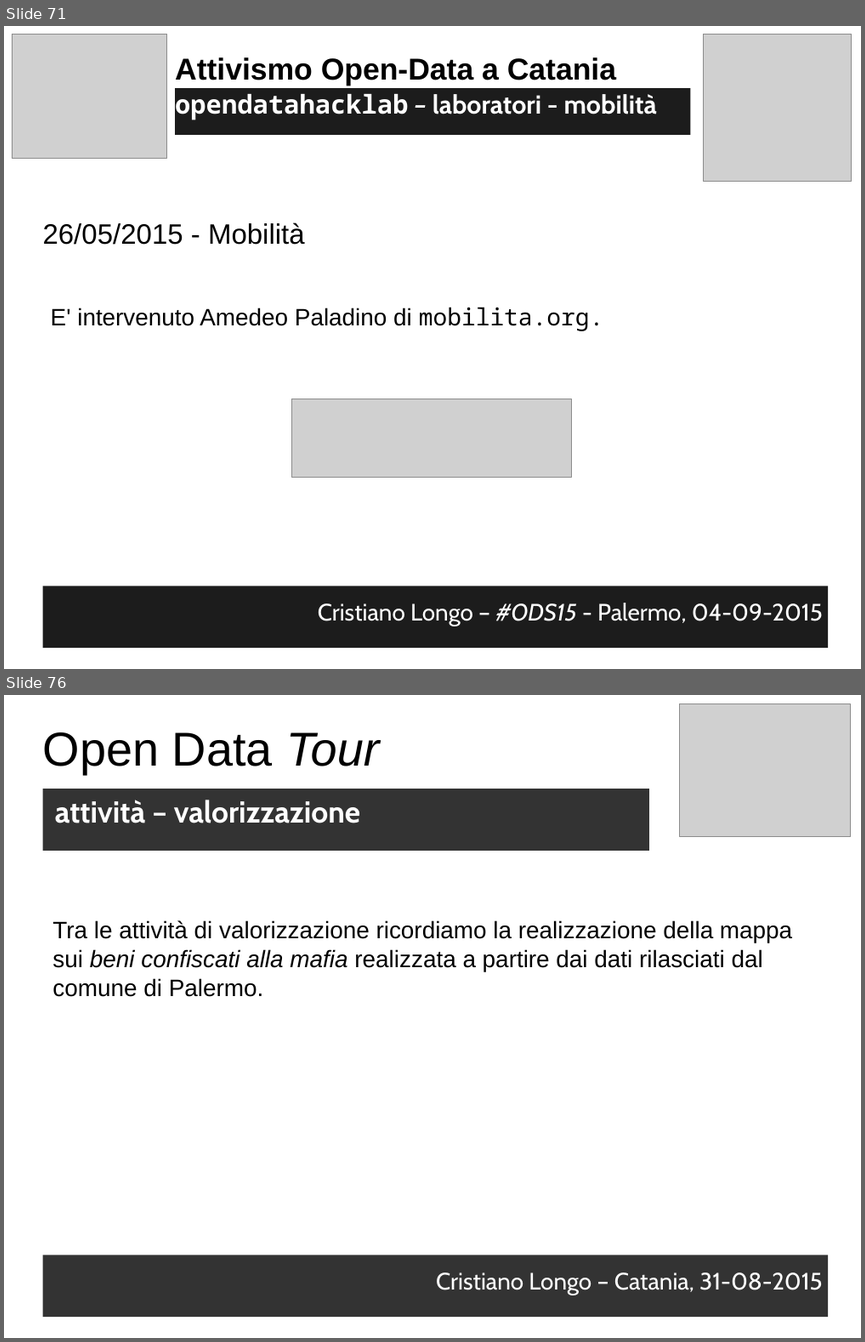
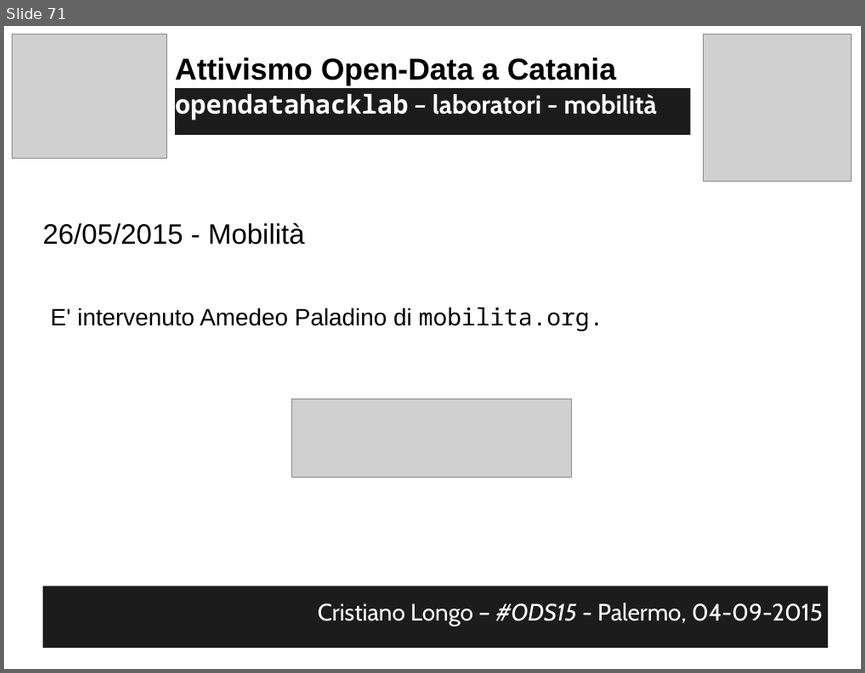
Before and after one commit to opendatahacklab/opendatahacklab.github.io, a slide deck: events/odt_ods15.odp. Shown one above the other, each under a label of ours: slides 71 and 76 before the commit, slide 71 after it; the slides between them are not shown. The pictures are 865x1342 and 865x673 pixels, drawn with LibreOffice and Linux fonts; fonts in the diff are those of the drawing; grey boxes stand for pictures. Boxes give left, top, right and bottom in pixels: in the first picture for what was removed or moved away, otherwise in the second. Text is boxed around its words. In the diff, an @@ line names an element or a change of style, - is before the commit and + after.

```diff
--- a/events/odt_ods15.odp
+++ b/events/odt_ods15.odp
@@ slide 76 removed at [4, 695, 861, 1338], background #FFFFFF @@
@@ picture removed at [680, 704, 851, 836] @@
@@ text removed at [43, 732, 380, 774] @@
-Open Data Tour
@@ text removed at [43, 789, 649, 851] @@
-attività – valorizzazione
@@ text removed at [52, 920, 792, 997] @@
-Tra le attività di valorizzazione ricordiamo la realizzazione della mappa
-sui beni confiscati alla mafia realizzata a partire dai dati rilasciati dal comune di Palermo.
@@ text removed at [43, 1255, 828, 1316] @@
-Cristiano Longo – Catania, 31-08-2015
```
Also in this commit, not shown: 2 slides changed, 4 slides added, 4 other slides removed, 1 other file.
